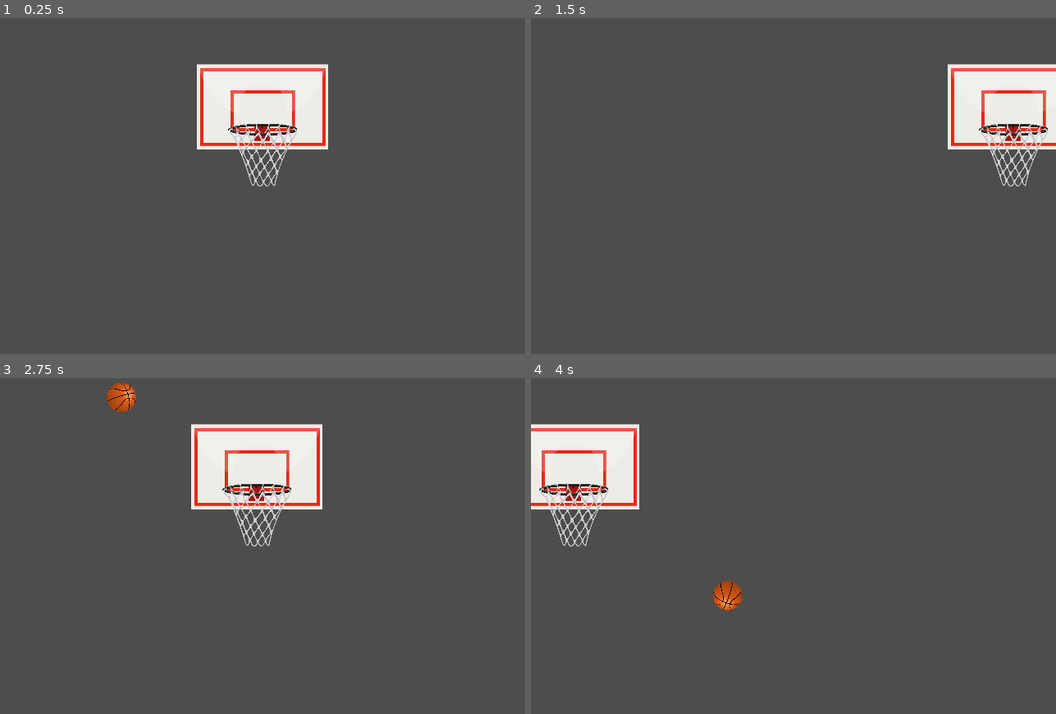
Above: before the commit, frames 1-4 (two rows, left to right).
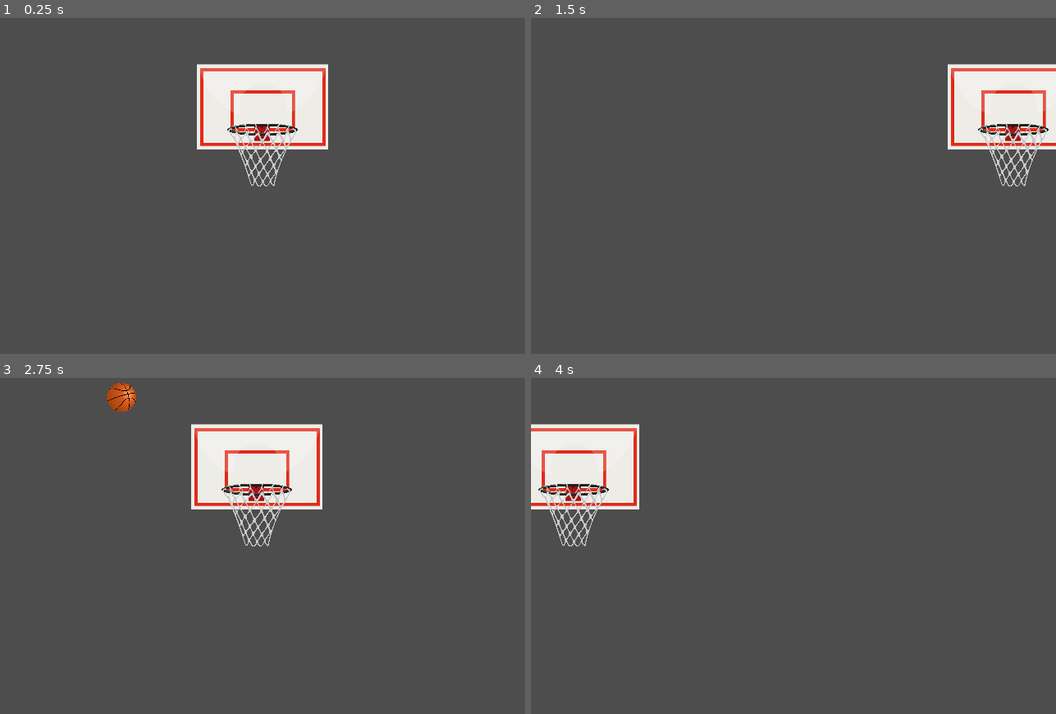
Above: after the commit, the same moments.

Repository: Aperaine/Rigged-Basketball
Game: Godot game, scene res://scenes/game.tscn
Two runs of this game, one before a commit and one after it. Both use one fixed random seed, a clock stepped at 60 frames per second and the inputs below. The engine's default icon, where the game draws it, is replaced by a stand-in: a white triangle on a blue panel in a dark square.
Inputs:
- Up to frame 1 (0.25 s): no input
- Up to frame 2 (1.5 s): tap Enter at 0.5 s; hold Right (moveRight) from 0.53 s (still down)
- Up to frame 3 (2.75 s): tap Space at 2 s; release Right (moveRight) at 2.03 s; hold Left (moveLeft) from 2.03 s (still down)
- Up to frame 4 (4 s): keep holding Left (moveLeft)

The runs differ from the first frame. In frame 1, 0.5% of the frame differs, in the area x 43-57%, y 31-51%; in frame 2, 0.5%; in frame 3, 0.5%; in frame 4, 0.9%, in the area x 1-41%, y 31-70%.

Commit message:
Fixed basketball hoop sprite clipping

Diff:
--- a/riggedBasketball/assets/Hoop.svg
+++ b/riggedBasketball/assets/Hoop.svg
@@ -4,16 +4,16 @@
 <svg
    version="1.1"
    id="svg1"
-   width="769.76752"
+   width="785.98926"
    height="707.73779"
-   viewBox="0 0 769.76754 707.73778"
+   viewBox="0 0 785.98928 707.73778"
    xmlns="http://www.w3.org/2000/svg"
    xmlns:svg="http://www.w3.org/2000/svg">
   <defs
      id="defs1" />
   <g
      id="g1"
-     transform="translate(-1892.2916,141.21578)">
+     transform="translate(-1892.2916,141.2158)">
     <g
        id="g2"
        transform="translate(1505.5809,-837.77711)">
--- a/riggedBasketball/scenes/hoop.tscn
+++ b/riggedBasketball/scenes/hoop.tscn
@@ -13,6 +13,7 @@
 
 [node name="Hoop" type="StaticBody2D"]
 scale = Vector2(0.8, 0.8)
+collision_layer = 0
 script = ExtResource("1_8ufma")
 
 [node name="Backboard" type="Sprite2D" parent="."]
@@ -34,11 +35,11 @@
 shape = SubResource("RectangleShape2D_8ufma")
 
 [node name="Rim left" type="CollisionShape2D" parent="."]
-position = Vector2(-48, 0)
+position = Vector2(-50, 3.75)
 shape = SubResource("CapsuleShape2D_kqfn8")
 
 [node name="Rim right" type="CollisionShape2D" parent="."]
-position = Vector2(48, 0)
+position = Vector2(48, 2.5)
 shape = SubResource("CapsuleShape2D_kqfn8")
 
 [connection signal="body_entered" from="Hole" to="." method="_on_hole_body_entered"]
--- a/riggedBasketball/scripts/hoop.gd
+++ b/riggedBasketball/scripts/hoop.gd
@@ -9,7 +9,9 @@
 @export var maxPositionX = 588
 @export var minPositionX = 52
 
+
 func _process(delta: float) -> void:
+
 	if game.active:
 		move(delta)
 
